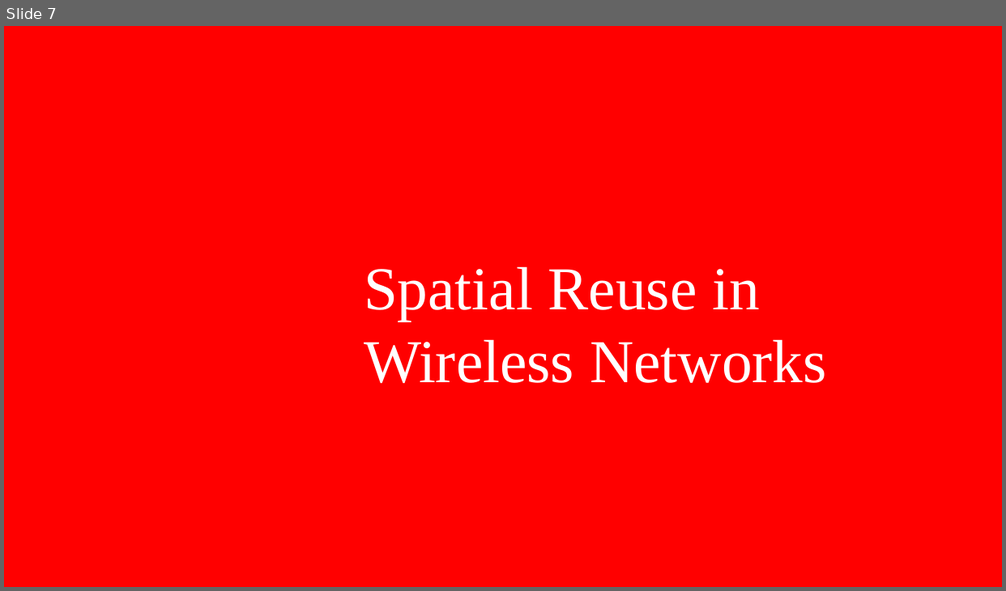
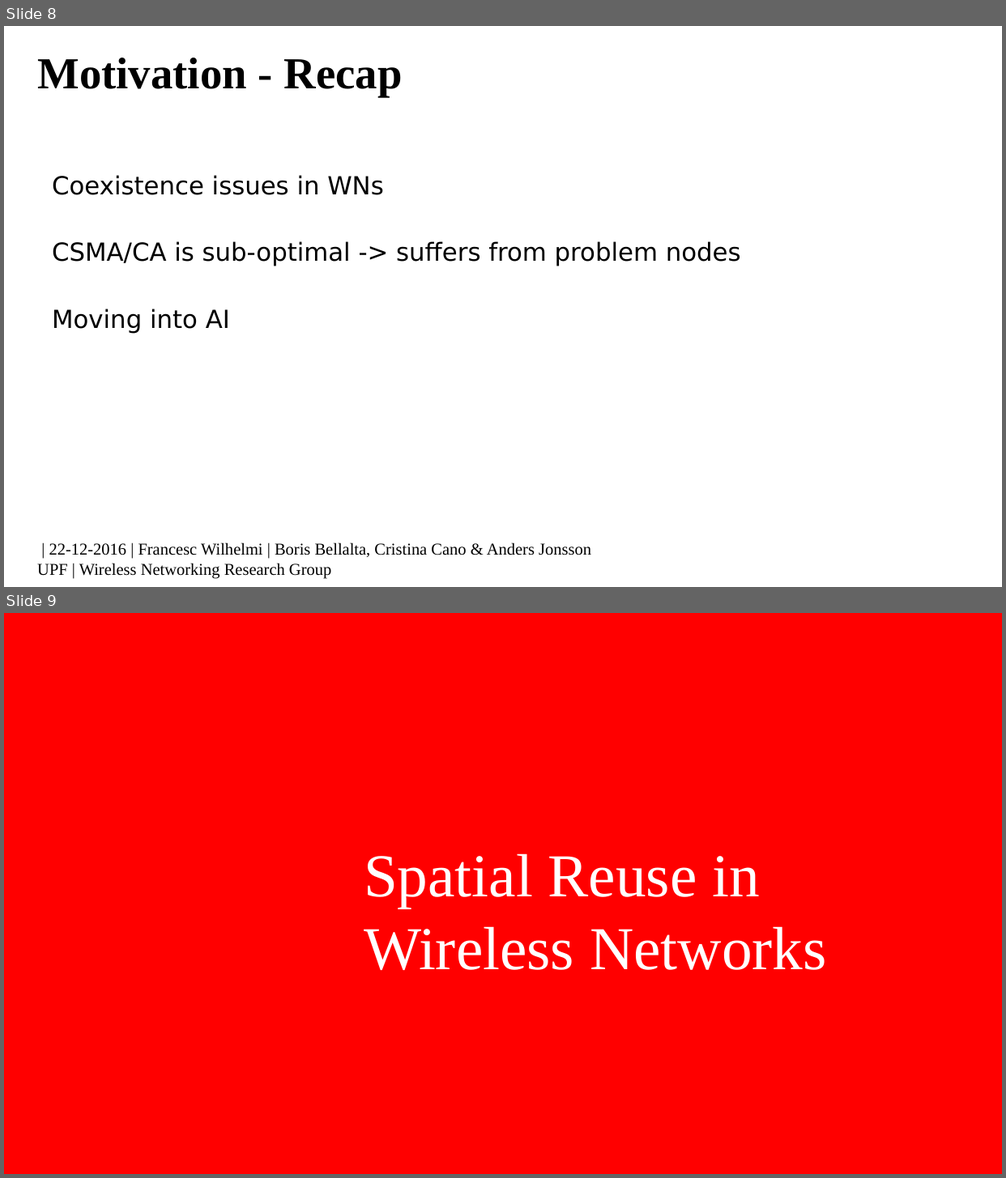
Before and after one commit to BelmY/thesis_proposal, a slide deck: Presentation/thesis_proposal.pptx. Shown one above the other, each under a label of ours: slide 7 before the commit, slides 8 and 9 after it. The pictures are 1006x591 and 1006x1178 pixels, drawn with LibreOffice and Linux fonts; fonts in the diff are those of the drawing; background and template pictures are left out. Boxes give left, top, right and bottom in pixels: in the first picture for what was removed or moved away, otherwise in the second. Text is boxed around its words. In the diff, an @@ line names an element or a change of style, - is before the commit and + after.

```diff
--- a/Presentation/thesis_proposal.pptx
+++ b/Presentation/thesis_proposal.pptx
@@ slide 8 added at box(4, 26, 1002, 587), background #FFFFFF @@
@@ title added at box(37, 58, 403, 97), 32 pt, text #000000, bold @@
+Motivation - Recap
@@ text added at box(52, 175, 383, 195), 18 pt, text #000000 @@
+Coexistence issues in WNs
@@ text added at box(52, 241, 741, 267), 18 pt, text #000000 @@
+CSMA/CA is sub-optimal -> suffers from problem nodes
@@ text added at box(52, 309, 230, 334), 18 pt, text #000000 @@
+Moving into AI
@@ text added at box(37, 543, 591, 579), 12 pt, text #000000 @@
+| 22-12-2016 | Francesc Wilhelmi | Boris Bellalta, Cristina Cano & Anders Jonsson
+UPF | Wireless Networking Research Group
@@ what was slide 7 is now slide 9 @@
```
Also in this commit, not shown: 2 slides changed, 1 other slide added, 19 other files.
